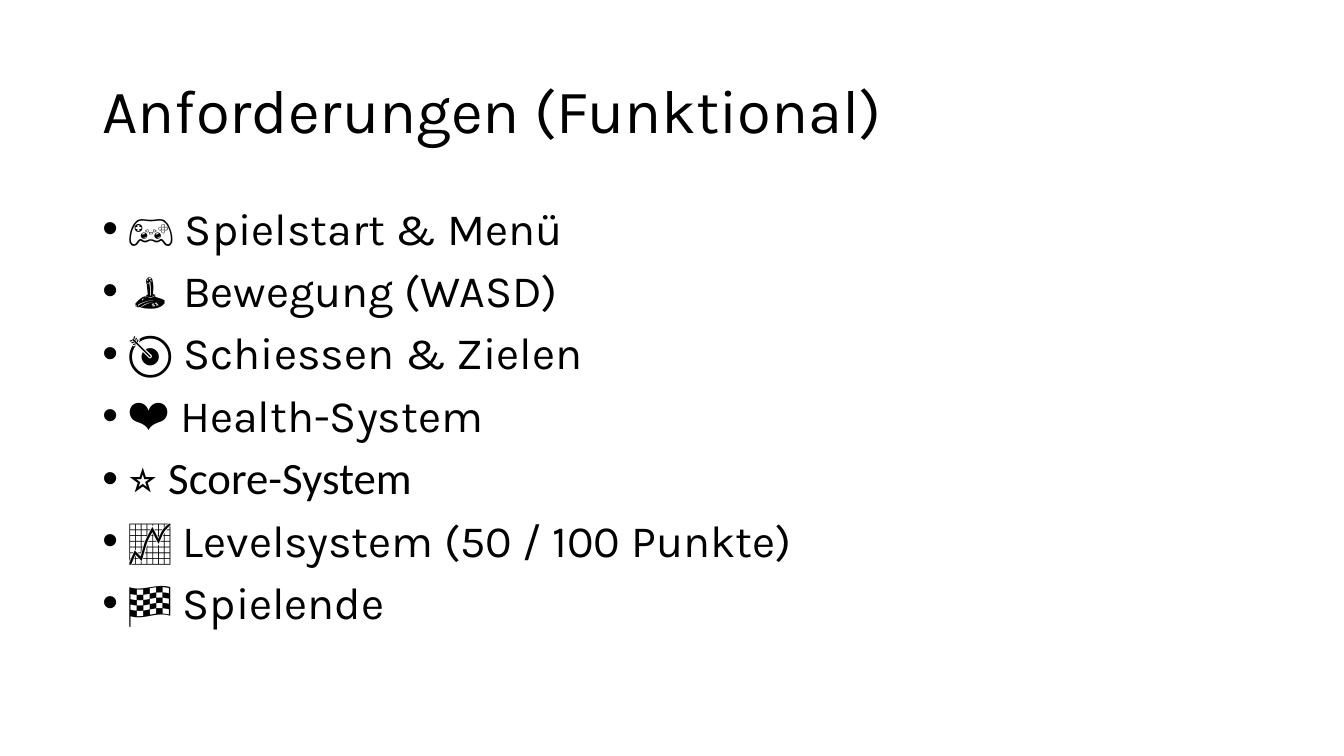
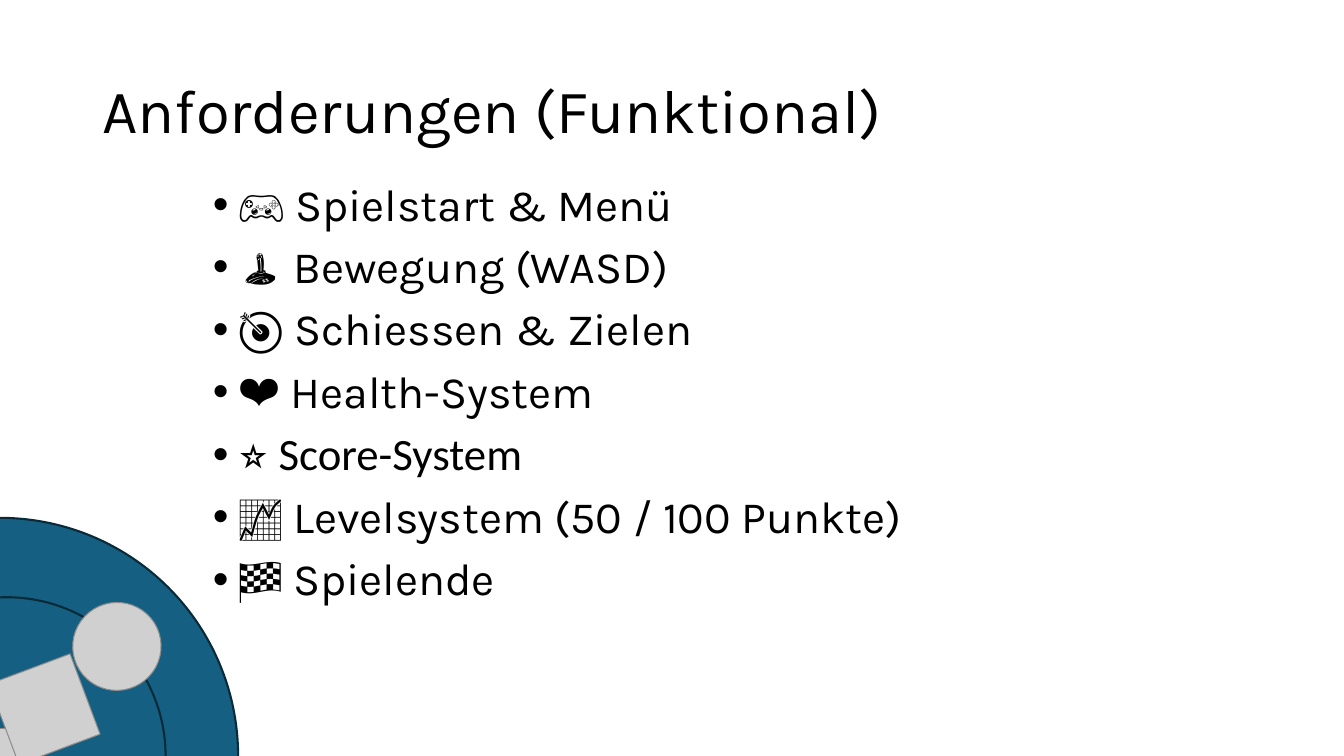
Before and after one commit to seanat0r/306_top_down_shooter, a slide deck: slide 9 of docs/PPP/Top_Down_Shooter.pptx (slide 8 before the commit). Drawn at 1344x756 pixels with LibreOffice and Linux fonts; fonts in the diff are those of the drawing; grey boxes stand for pictures; background and template pictures are left out. Boxes give left, top, right and bottom in pixels: in the first picture for what was removed or moved away, otherwise in the second. Text is boxed around its words. In the diff, an @@ line names an element or a change of style, - is before the commit and + after.

```diff
--- a/docs/PPP/Top_Down_Shooter.pptx
+++ b/docs/PPP/Top_Down_Shooter.pptx
@@ text "🎮 Spielstart & Menü": place and size @@
-text "🎮 Spielstart & Menü" at (168,214,791,630)
+text "🎮 Spielstart & Menü" at (279,190,902,606)
@@ ellipse added at (0,518,238,756), fill #156082, outline #092A39 1.5 pt @@
@@ ellipse added at (0,598,165,756), fill #156082, outline #092A39 1.5 pt @@
@@ picture added at (58,588,176,705) @@
@@ picture added at (0,654,100,756) @@
@@ picture added at (0,728,27,756) @@
```
Also in this commit, not shown: 8 other slides changed, 1 slide added.
